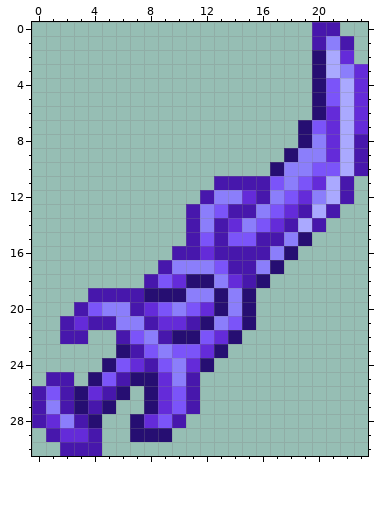
Pixel-art sprite, stored at Items/Weapons/Color1/Dusk.png. Above: the version before the commit.
The file is 48x62 pixels, drawn in blocks of 2x2; one block is one cell here.
New version:
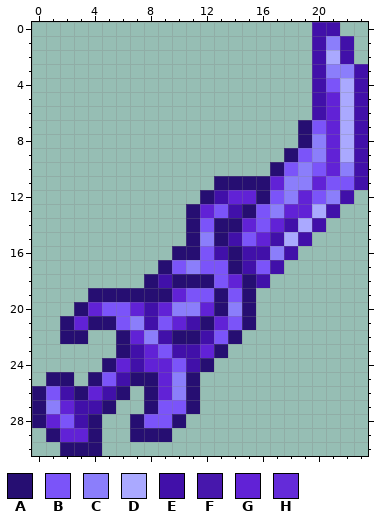
Palette (. is transparent): A #260e72  B #7b54f9  C #8b7efb  D #aaa9ff  E #4110a9  F #4717ac  G #6122d6  H #642bd9
Diff:
@@ x 0..23 @@
- 0 ....................FF..
- 1 ....................FCF.
- 2 ....................ADH.
- 3 ....................ADCH
- 4 ....................ABDH
- 5 ....................ABDH
- 6 ....................AHDH
- 7 ...................ABHDH
- 8 ...................ACHDF
- 9 ..................ACCHDF
-10 .................ACCBBDF
-11 .............FFFFBCBHDF.
-12 ............FCCHFCBHCDF.
-13 ...........FCBFFCBHFDF..
-14 ...........FCFHCBHFDF...
-15 ...........FBFBBFFCA....
-16 ..........FFHFFFFCA.....
-17 .........FCCCBFFCA......
-18 ........FBHAACHFA.......
-19 ....FFFFAAACCACA........
-20 ...FBCCFHBCBHACA........
-21 ..FHFFCCFHHFACBA........
-22 ..FF..FBCFAABHA.........
-23 ......AFBCBBHA..........
-24 .....ABHFBCHA...........
-25 .FF.ABFAAHCF............
-26 FBFAHFA.AHBF............
-27 FCFAFA..AHBF............
-28 FHCFA..AHBF.............
-29 .FHHF..AAA..............
-30 ..FFF...................
+ 0 ....................EE..
+ 1 ....................ECE.
+ 2 ....................EDE.
+ 3 ....................ECCE
+ 4 ....................EBDE
+ 5 ....................EGDE
+ 6 ....................EGDE
+ 7 ...................ABGDE
+ 8 ...................ACGDE
+ 9 ..................ABCGDE
+10 .................ABCBGCE
+11 .............AAAAGCCGBBE
+12 ............AEGGABCGBCE.
+13 ...........AGBEABCGGDE..
+14 ...........ABAAGBGEDE...
+15 ...........ACAEBGEDE....
+16 ..........AABEAEECE.....
+17 .........ABCBBAEBE......
+18 ........AEAAABGAE.......
+19 ....AAAAAAGBBABA........
+20 ...AGBBGEGCCGACA........
+21 ..AGAABCEBGEAGBA........
+22 ..AA..AGCEAAEBA.........
+23 ......AEGBEEGA..........
+24 .....AGEGGBEA...........
+25 .AA.ABEAAGCA............
+26 ABEAGEA.AGCA............
+27 ACGEEA..ABBA............
+28 AGBEA..ABBA.............
+29 .AGGA..AAA..............
+30 ..AAA...................
